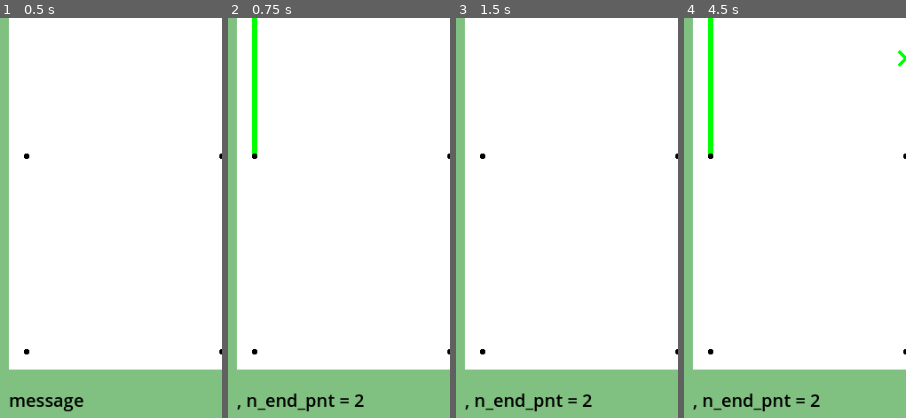
Above: before the commit, frames 1-4 (left to right).
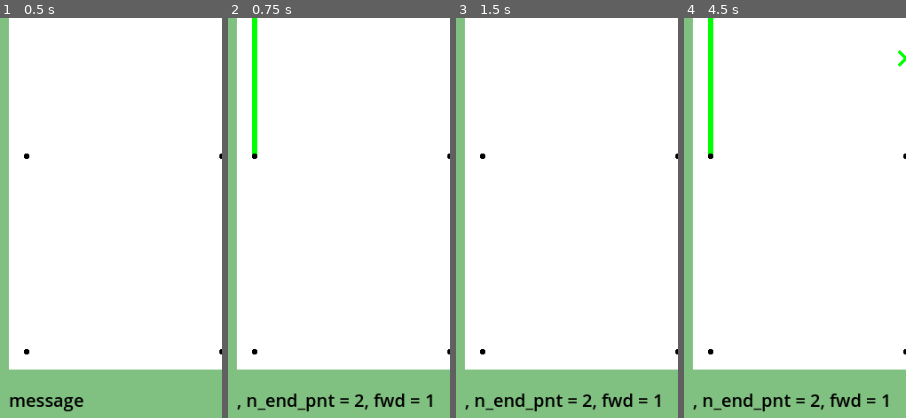
Above: after the commit, the same moments.

Repository: vivisuke/GridGraph
Game: Godot game, scene res://main.tscn
The game is run twice, just before and just after one commit, with the same random seed, the same clock (stepped at 60 frames per second) and the same inputs.
Inputs (mouse positions are % of the whole screen's width and height, from its top left):
- Up to frame 1 (0.5 s): no input
- Up to frame 2 (0.75 s): click "1 Step" at 0.5 s
- Up to frame 3 (1.5 s): click (7, 75) at 1.25 s
- Up to frame 4 (4.5 s): click (7, 75) at 2 s; click (7, 75) at 2.75 s; click "1 Step" at 3.5 s; click "1 Step" at 4.25 s
The pictures show only the part of the screen within x 0-50%, y 20-70%; the shares and areas given below are measured in that part.

Frame 1 is identical in both runs. In frame 2, 0.4% of the frame differs, in the area x 61-93%, y 93-98%; in frame 3, 0.4%; in frame 4, 0.4%.

Commit message:
0040 ◎ C 03/24 03/23 0.001│問題│グリッド外側だけのループが生成されない

Diff:
--- a/GridGraph/scripts/Board.gd
+++ b/GridGraph/scripts/Board.gd
@@ -200,7 +200,10 @@
 func unconnect_edge(ix1, ix2):
 	var m1 = mate[ix1]
 	var m2 = mate[ix2]
-	if m1 == 0 && m2 == 0: n_end_pnt += 2
+	if m1 == 0 && m2 == 0:				# 経路途中の場合
+		n_end_pnt += 2
+	elif m1 == ix2 && m2 == ix1:		# 端点どうしの場合
+		n_end_pnt -= 2
 	mate[ix2] = mate_stack.pop_back()
 	mate[ix1] = mate_stack.pop_back()
 	if m1 == 0:		# ix1：パス途中の場合
@@ -256,9 +259,9 @@
 			check_wall()
 		else:	# バックトラッキング中
 			if h_link[ix] == LINKED && v_link[ix] == LINKED:
+				unmake_v_link(ix)
 				unmake_h_link(ix)
 				make_h_unlink(ix)
-				unmake_v_link(ix)
 				make_v_unlink(ix)
 				fwd = true
 			else:
--- a/GridGraph/scripts/main.gd
+++ b/GridGraph/scripts/main.gd
@@ -93,6 +93,7 @@
 	$NStepLabel.text = "#%d" % bd.n_step
 	$MessLabel.text = "is_loop" if bd.is_loop else ""
 	$MessLabel.text += (", n_end_pnt = %d" % bd.n_end_pnt)
+	$MessLabel.text += (", fwd = %d" % (1 if bd.fwd else 0))
 	$Board/Grid.sx = bd.sx
 	$Board/Grid.sy = bd.sy
 	$Board/Grid.queue_redraw()
Not shown, changed: GridGraph.spr
